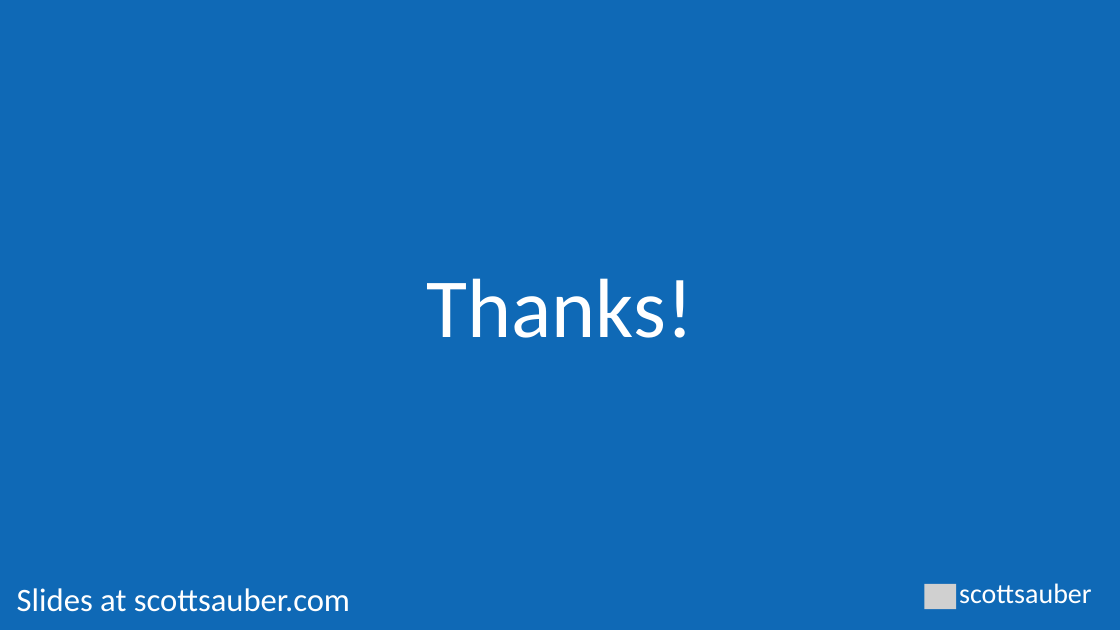
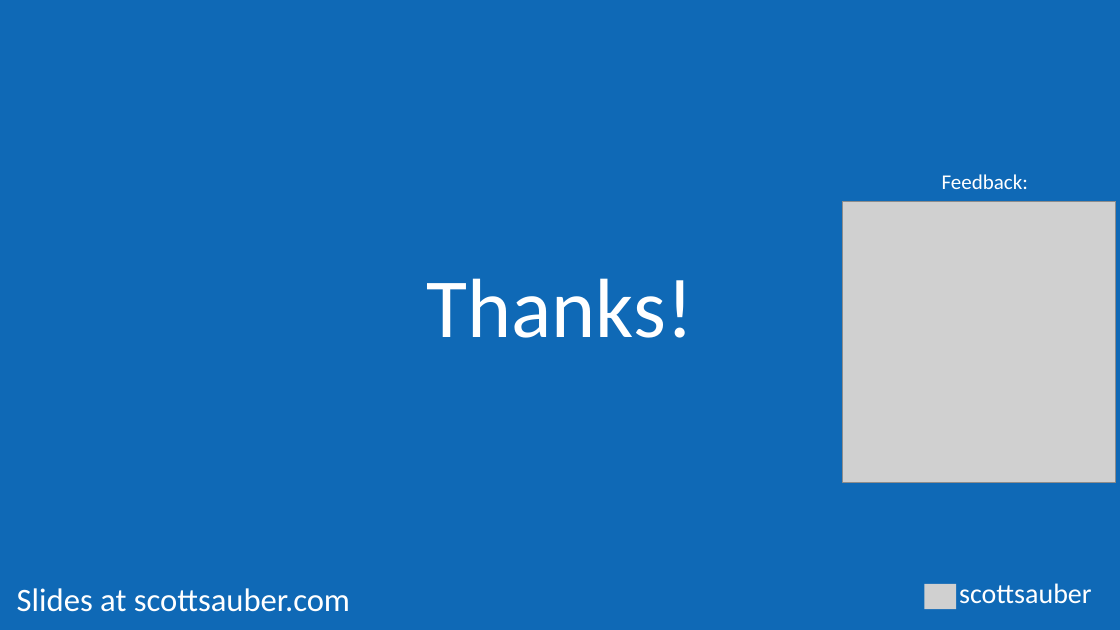
Before and after one commit to scottsauber/workshop-dotnet-azure-github-bicep, a slide deck: slide 75 of AzureDotNetBicep-Workshop.pptx (slide 60 before the commit). Drawn at 1120x630 pixels with LibreOffice and Linux fonts; fonts in the diff are those of the drawing; grey boxes stand for pictures. Boxes give left, top, right and bottom in pixels: in the first picture for what was removed or moved away, otherwise in the second. Text is boxed around its words. In the diff, an @@ line names an element or a change of style, - is before the commit and + after.

```diff
--- a/AzureDotNetBicep-Workshop.pptx
+++ b/AzureDotNetBicep-Workshop.pptx
@@ text added at [942, 174, 1028, 189], 18 pt, text #FFFFFF @@
+Feedback:
@@ picture added at [843, 201, 1116, 482] @@
```
Also in this commit, not shown: 7 other slides changed, 15 slides added, 1 other file.
